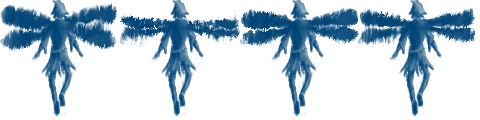
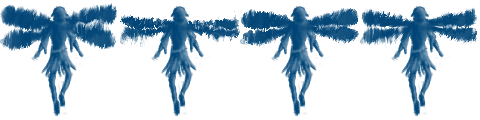
Layers edited between the first and the second 480×120 image:
painted on "player_sequence0003.png" over (50, 0, 478, 117)
painted on "player_sequence0002.png" over (50, 0, 478, 117)
painted on "player_sequence0001.png" over (50, 0, 478, 117)
painted on "player_sequence0000.png" over (50, 0, 70, 28)
